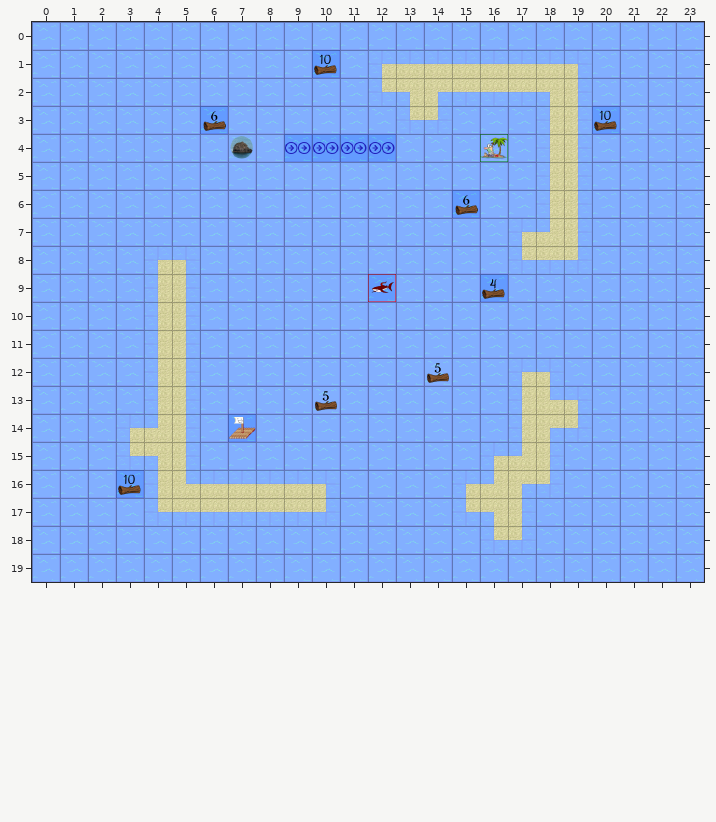
Two states of a Tiled map (JSON), TechnicalPrototype/core/assets/levels/4SharkTutorial.json. Above: the version before the commit.
Cells are 50x50 px. Shown: x 0..23, y 0..19.
Once edited:
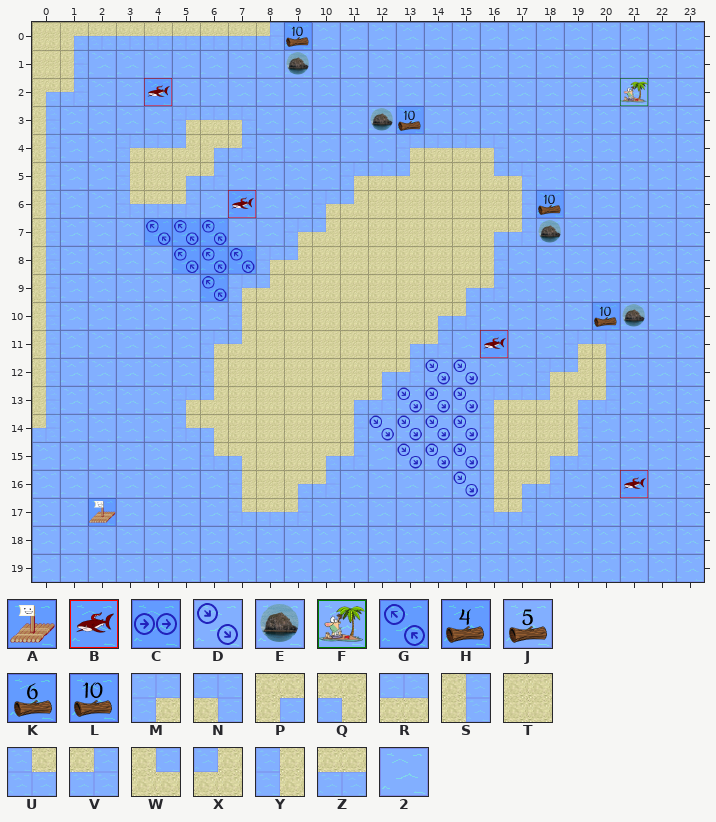
Key: from "updatedTiledSet": A 0 "Raft", B 2 "Enemy", C 4 "Current", D 5 "Current", E 7 "Rock", F 9 "Goal", G 12 "Current", H 18 "Wood", J 19 "Wood", K 20 "Wood", L 24 "Wood", M 28 "Rock", N 29 "Rock", P 30 "Rock", Q 31 "Rock", R 32 "Rock", S 33 "Rock", T 34 "Rock", U 35 "Rock", V 36 "Rock", W 37 "Rock", X 38 "Rock", Y 39 "Rock", Z 40 "Rock", 2 41.
_ is an empty cell, # one hidden under a higher layer.
Edits made:
{"where": "layer \"Environment\""}
{"y":0,"x":0,"old":"222222222","new":"TPZZZZZZV"}
{"y":1,"x":0,"old":"22","new":"TS"}
{"y":1,"x":9,"old":"2","new":"E"}
{"y":1,"x":12,"old":"MRRRRRRN","new":"22222222"}
{"y":2,"x":0,"old":"22","new":"PV"}
{"y":2,"x":12,"old":"UQPZZZQS","new":"22222222"}
{"y":2,"x":21,"old":"2","new":"F"}
{"y":3,"x":0,"old":"2","new":"S"}
{"y":3,"x":5,"old":"2#2","new":"MRN"}
{"y":3,"x":12,"old":"2UV","new":"E#2"}
{"y":3,"x":18,"old":"YS","new":"22"}
{"y":4,"x":0,"old":"2","new":"S"}
{"y":4,"x":3,"old":"2222E","new":"MRXPV"}
{"y":4,"x":9,"old":"CCCC222F","new":"2222MRRN"}
{"y":4,"x":18,"old":"YS","new":"22"}
{"y":5,"x":0,"old":"2","new":"S"}
{"y":5,"x":3,"old":"2222","new":"YTPV"}
{"y":5,"x":11,"old":"2222222YS","new":"MRXTTWN22"}
{"y":6,"x":0,"old":"2","new":"S"}
{"y":6,"x":3,"old":"222","new":"UZV"}
{"y":6,"x":10,"old":"22222#22YS","new":"MXTTTTTS#2"}
{"y":7,"x":0,"old":"2","new":"S"}
{"y":7,"x":4,"old":"222","new":"GGG"}
{"y":7,"x":9,"old":"22222222MXS","new":"MXTTTTTPVE2"}
{"y":8,"x":0,"old":"2","new":"S"}
{"y":8,"x":4,"old":"MN22222222222UZV","new":"2GGGMXTTTTTTS222"}
{"y":9,"x":0,"old":"2","new":"S"}
{"y":9,"x":4,"old":"YS222222#222#","new":"22GMXTTTTTTPV"}
{"y":10,"x":0,"old":"2","new":"S"}
{"y":10,"x":4,"old":"YS","new":"22"}
{"y":10,"x":7,"old":"222222222","new":"YTTTTTTPV"}
{"y":10,"x":21,"old":"2","new":"E"}
{"y":11,"x":0,"old":"2","new":"S"}
{"y":11,"x":4,"old":"YS222222222","new":"22MXTTTTTPV"}
{"y":11,"x":19,"old":"22","new":"MN"}
{"y":12,"x":0,"old":"2","new":"S"}
{"y":12,"x":4,"old":"YS22222222#2","new":"22YTTTTTPVDD"}
{"y":12,"x":17,"old":"MN22","new":"2MXS"}
{"y":13,"x":0,"old":"2","new":"S"}
{"y":13,"x":4,"old":"YS2222#222222YWN2","new":"2MXTTTTPVDDDMRXPV"}
{"y":14,"x":0,"old":"2","new":"V"}
{"y":14,"x":3,"old":"MXS2A222222222YPV","new":"22UQTTTTSDDDDYTTS"}
{"y":15,"x":3,"old":"UQS222222","new":"222UQTTPV"}
{"y":15,"x":13,"old":"222MXS2","new":"DDDYTPV"}
{"y":16,"x":4,"old":"YWRRRRN","new":"222YTPV"}
{"y":16,"x":15,"old":"MX","new":"DY"}
{"y":17,"x":2,"old":"2","new":"A"}
{"y":17,"x":4,"old":"UZZZ","new":"222U"}
{"y":17,"x":9,"old":"ZV","new":"V2"}
{"y":17,"x":15,"old":"UQS","new":"2UV"}
{"y":18,"x":16,"old":"UV","new":"22"}
{"where": "layer \"Collectable\""}
{"y":0,"x":9,"old":"_","new":"L"}
{"y":1,"x":10,"old":"L","new":"_"}
{"y":2,"x":4,"old":"_","new":"B"}
{"y":3,"x":6,"old":"K","new":"_"}
{"y":3,"x":13,"old":"_","new":"L"}
{"y":3,"x":20,"old":"L","new":"_"}
{"y":6,"x":7,"old":"_","new":"B"}
{"y":6,"x":15,"old":"K","new":"_"}
{"y":6,"x":18,"old":"_","new":"L"}
{"y":9,"x":12,"old":"B","new":"_"}
{"y":9,"x":16,"old":"H","new":"_"}
{"y":10,"x":20,"old":"_","new":"L"}
{"y":11,"x":16,"old":"_","new":"B"}
{"y":12,"x":14,"old":"J","new":"_"}
{"y":13,"x":10,"old":"J","new":"_"}
{"y":16,"x":3,"old":"L","new":"_"}
{"y":16,"x":21,"old":"_","new":"B"}
{"label":"changed","picture_box":[32,22,648,554]}
